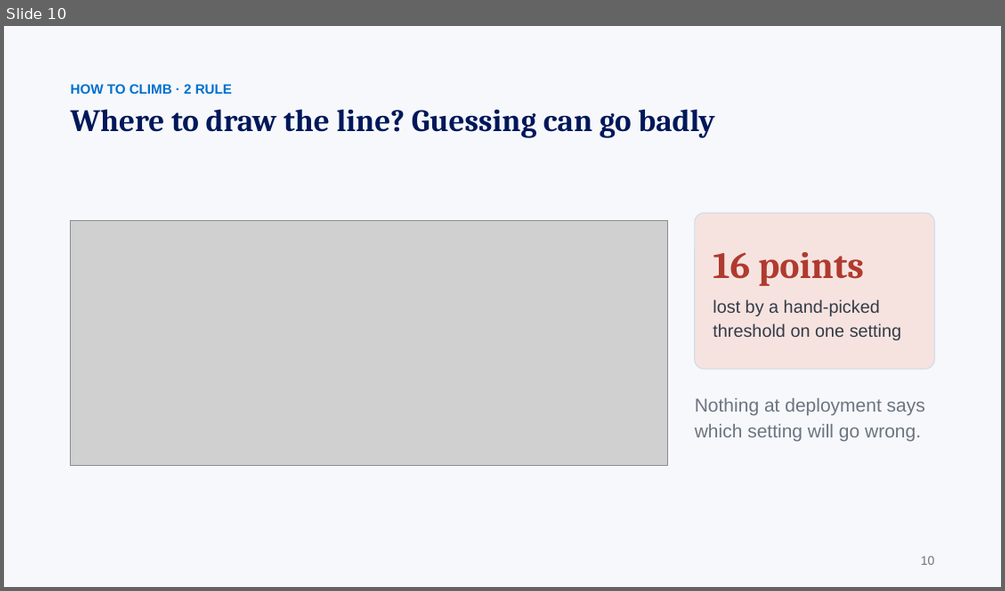
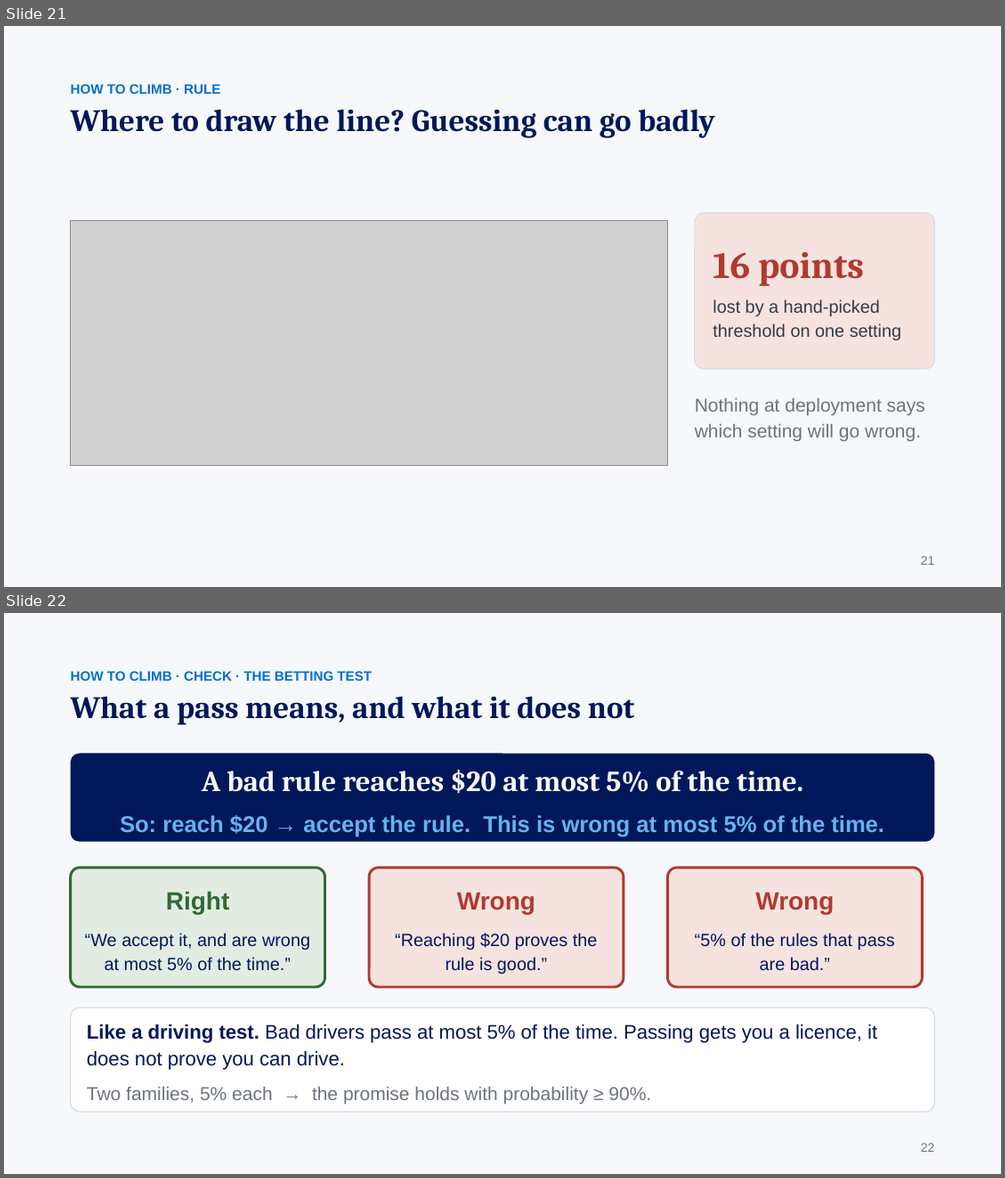
Before and after one commit to gaoj21/tokenbank, a slide deck: slides/CLIMB_talk.pptx. Shown one above the other, each under a label of ours: slide 10 before the commit, slides 21 and 22 after it. The pictures are 1005x591 and 1005x1178 pixels, drawn with LibreOffice and Linux fonts; fonts in the diff are those of the drawing; grey boxes stand for pictures. Boxes give left, top, right and bottom in pixels: in the first picture for what was removed or moved away, otherwise in the second. Text is boxed around its words. In the diff, an @@ line names an element or a change of style, - is before the commit and + after.

```diff
--- a/slides/CLIMB_talk.pptx
+++ b/slides/CLIMB_talk.pptx
@@ slide 22 added at (x1=4, y1=613, x2=1001, y2=1174), background #F6F8FB @@
@@ text added at (x1=71, y1=671, x2=372, y2=681), 13 pt, text #006FCF, bold @@
+HOW TO CLIMB · CHECK · THE BETTING TEST
@@ text added at (x1=71, y1=696, x2=634, y2=725), 30 pt, text #00175A, bold @@
+What a pass means, and what it does not
@@ rounded rectangle added at (x1=71, y1=754, x2=935, y2=842), fill #00175A, 22 pt, text #66B2F0, bold @@
+A bad rule reaches $20 at most 5% of the time.
+So: reach $20 → accept the rule. This is wrong at most 5% of the time.
@@ rounded rectangle added at (x1=71, y1=868, x2=324, y2=987), fill #E3ECE2, outline #2F6B34 2.5 pt, 17 pt, text #00175A @@
+Right
+“We accept it, and are wrong at most 5% of the time.”
@@ rounded rectangle added at (x1=369, y1=868, x2=623, y2=987), fill #F6E3E0, outline #B03A2E 2.5 pt, 17 pt, text #00175A @@
+Wrong
+“Reaching $20 proves the rule is good.”
@@ rounded rectangle added at (x1=668, y1=868, x2=922, y2=987), fill #F6E3E0, outline #B03A2E 2.5 pt, 17 pt, text #00175A @@
+Wrong
+“5% of the rules that pass are bad.”
@@ rounded rectangle added at (x1=71, y1=1008, x2=935, y2=1111), fill #FFFFFF, outline #D3DCE8 1 pt, 19 pt, text #00175A @@
+Like a driving test. Bad drivers pass at most 5% of the time. Passing gets you a licence, it does not prove you can drive.
+Two families, 5% each → the promise holds with probability ≥ 90%.
@@ text added at (x1=921, y1=1143, x2=935, y2=1151), 12 pt, text #6B7480 @@
+22
@@ what was slide 10 is now slide 21 @@
@@ slide 21 changed as well @@
@@ text at (x1=71, y1=84, x2=220, y2=94): text changed @@
-HOW TO CLIMB · 2 RULE
+HOW TO CLIMB · RULE
@@ text at (x1=921, y1=556, x2=935, y2=564): text changed @@
-10
+21
```
Also in this commit, not shown: 18 other slides changed, 5 other slides added, 1 slide removed, 3 other files.
